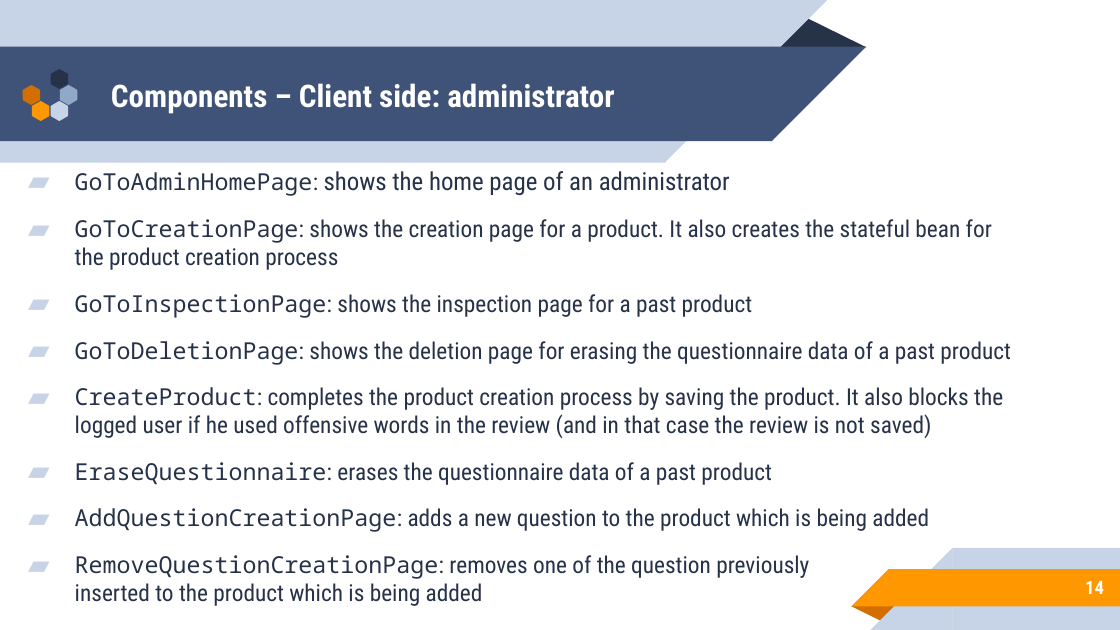
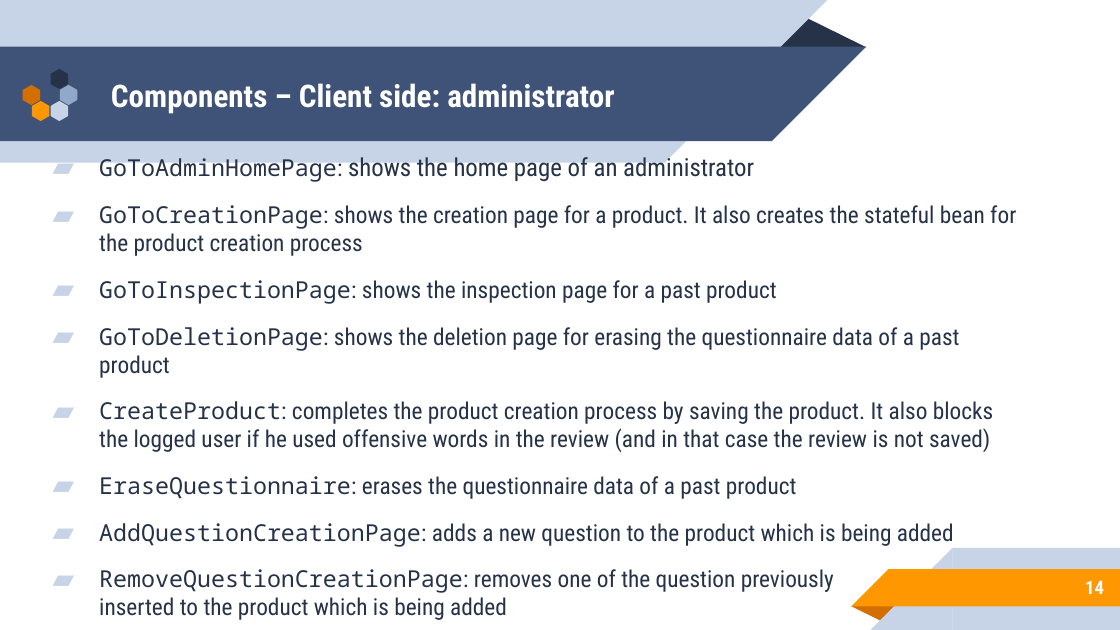
Before and after one commit to Sbi98/DB2Project, a slide deck: slide 14 of DB2 Presentation.pptx. Drawn at 1120x630 pixels with LibreOffice and Linux fonts; fonts in the diff are those of the drawing. Boxes give left, top, right and bottom in pixels: in the first picture for what was removed or moved away, otherwise in the second. Text is boxed around its words. In the diff, an @@ line names an element or a change of style, - is before the commit and + after.

```diff
--- a/DB2 Presentation.pptx
+++ b/DB2 Presentation.pptx
@@ text "GoToAdminHomePage: shows the home page ..." rewrapped from <box>75,171,1011,606</box> to <box>99,154,1016,620</box> @@
```
Also in this commit, not shown: 1 other slide changed, 14 other files.
